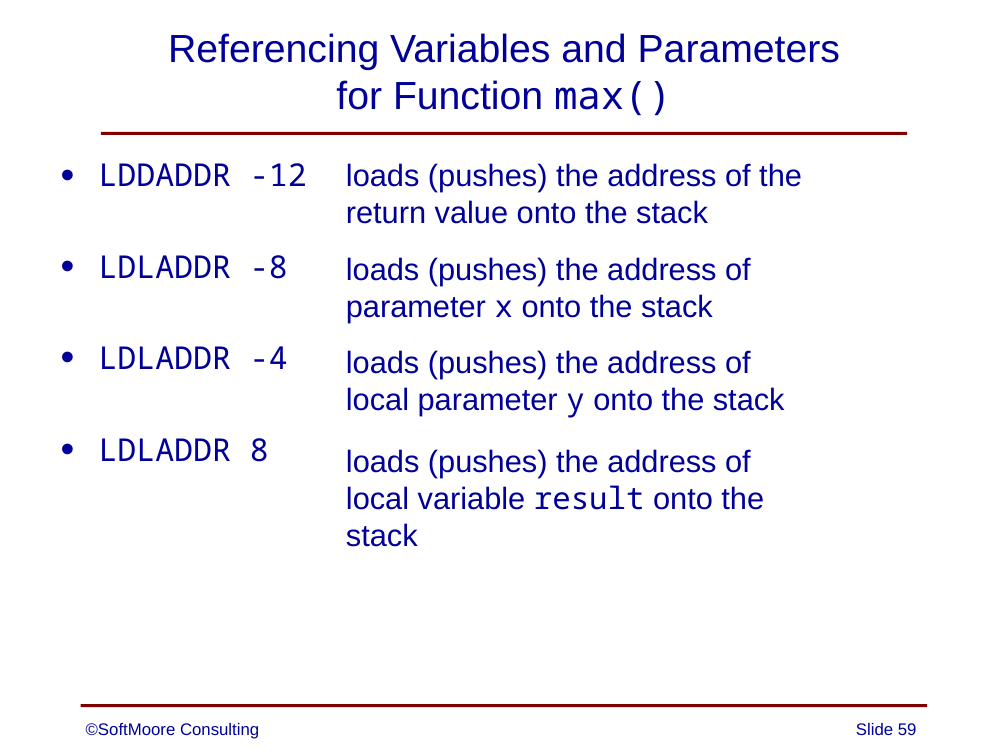
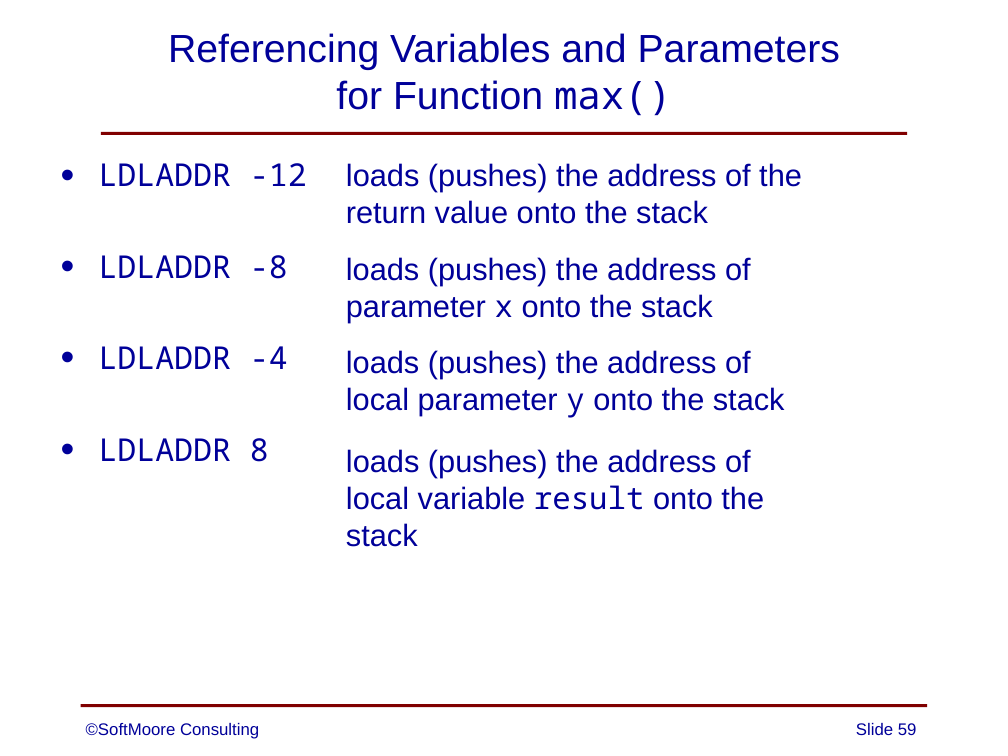
Before and after one commit to SoftMoore/CPRL-Java-3rd, a slide deck: slide 59 of PowerPoints/13 - Subprograms.pptx. Drawn at 1008x756 pixels with LibreOffice and Linux fonts; fonts in the diff are those of the drawing. Boxes give left, top, right and bottom in pixels: in the first picture for what was removed or moved away, otherwise in the second. Text is boxed around its words. In the diff, an @@ line names an element or a change of style, - is before the commit and + after.

Commit message:
updates to a few slides

```diff
--- a/PowerPoints/13 - Subprograms.pptx
+++ b/PowerPoints/13 - Subprograms.pptx
@@ text at [99, 163, 307, 186]: text changed @@
-• LDDADDR -12
+• LDLADDR -12
```
Also in this commit, not shown: 1 other file.
